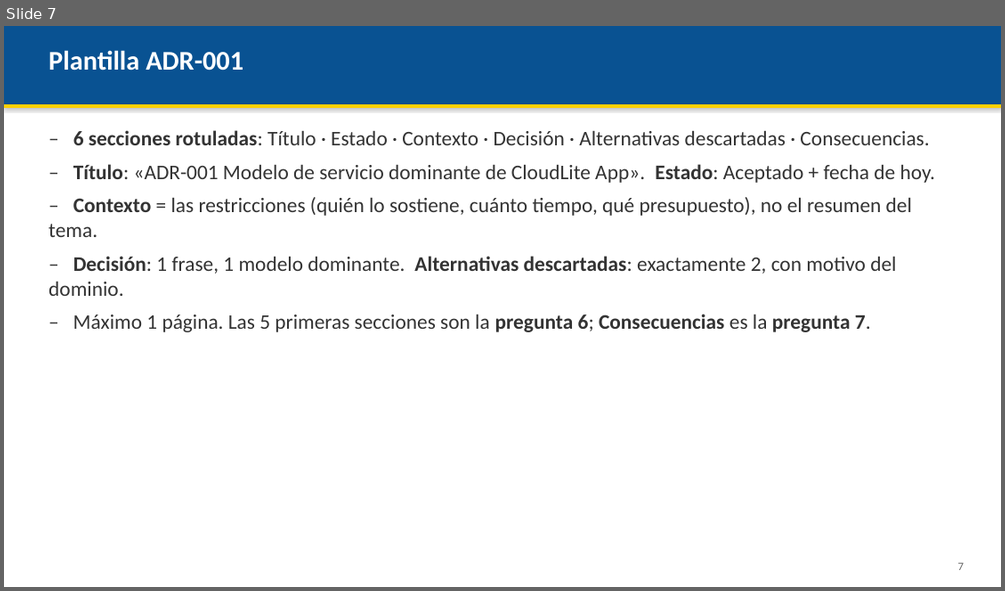
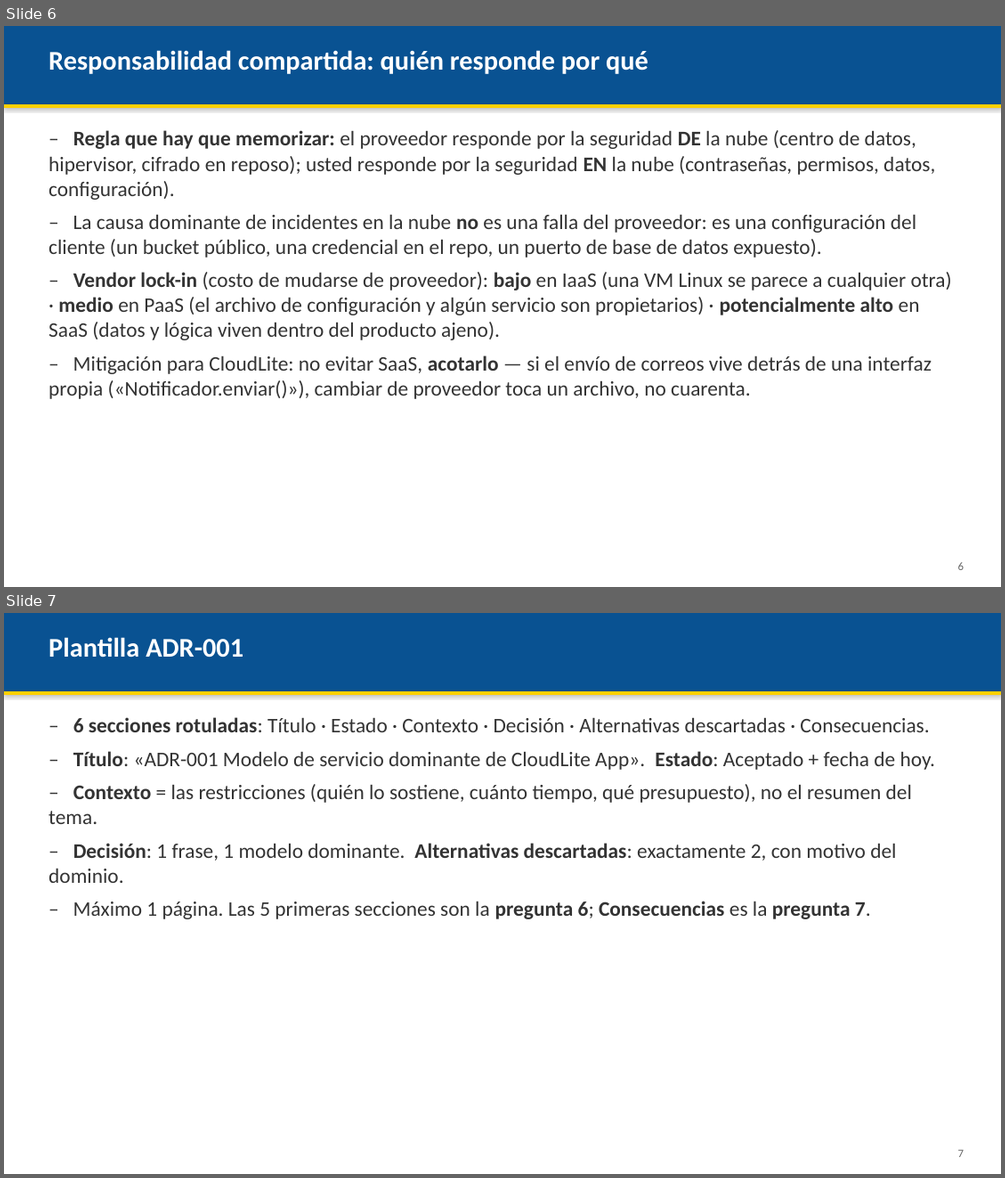
Before and after one commit to AndresDFX/UNIAJ, a slide deck: Arquitectura de Sistemas Computacionales/Clases/Clase 2 - Modelos de servicio IaaS PaaS SaaS/Presentacion.pptx. Shown one above the other, each under a label of ours: slide 7 before the commit, slides 6 and 7 after it. The pictures are 1005x591 and 1005x1178 pixels, drawn with LibreOffice and Linux fonts; fonts in the diff are those of the drawing. Boxes give left, top, right and bottom in pixels: in the first picture for what was removed or moved away, otherwise in the second. Text is boxed around its words. In the diff, an @@ line names an element or a change of style, - is before the commit and + after.

Commit message:
Arquitectura Clase 2: entregable al final, "Taller" deja de nombrarse fijo, mas teoria
Reordena build_pptx (comun a las 15 clases): el bloque "PI CloudLite -
entregable de hoy" (que califica) pasa de ir justo despues de Objetivos a ir
justo antes de la practica, para no anunciar la nota antes de explicar el
concepto. La diapositiva final de practica deja de llamarse "Taller PI" ->
"Manos a la obra": el taller es variable, lo decide el docente clase a clase,
igual que ya se hizo con ExamLab/quiz en el resto de cursos.

Se agrega una diapositiva de teoria que faltaba (Responsabilidad compartida,
vendor lock-in) con contenido que ya estaba en el fundamento del guion pero
nunca se proyectaba.

Verificado con SOLO_CLASES=2: _verificar_mapa pasa, verificar_generico.py sin
fallos, render a PDF confirma el nuevo orden y que la diapositiva nueva no se
desborda.

```diff
--- a/Arquitectura de Sistemas Computacionales/Clases/Clase 2 - Modelos de servicio IaaS PaaS SaaS/Presentacion.pptx
+++ b/Arquitectura de Sistemas Computacionales/Clases/Clase 2 - Modelos de servicio IaaS PaaS SaaS/Presentacion.pptx
@@ slide 6 added at (x1=4, y1=26, x2=1001, y2=587), background #FFFFFF @@
@@ rectangle added at (x1=4, y1=26, x2=1001, y2=104), fill #095292 @@
@@ text added at (x1=48, y1=50, x2=648, y2=74), 26 pt, text #FFFFFF, bold @@
+Responsabilidad compartida: quién responde por qué
@@ rectangle added at (x1=4, y1=104, x2=1001, y2=108), fill #FFD000 @@
@@ text added at (x1=48, y1=130, x2=952, y2=399), 20 pt, text #333333 @@
+– Regla que hay que memorizar: el proveedor responde por la seguridad DE la nube (centro de datos, hipervisor, cifrado en reposo); usted responde por la seguridad EN la nube (contraseñas, permisos, datos, configuración).
+– La causa dominante de incidentes en la nube no es una falla del proveedor: es una configuración del cliente (un bucket público, una credencial en el repo, un puerto de base de datos expuesto).
+– Vendor lock-in (costo de mudarse de proveedor): bajo en IaaS (una VM Linux se parece a cualquier otra) · medio en PaaS (el archivo de configuración y algún servicio son propietarios) · potencialmente alto en SaaS (datos y lógica viven dentro del producto ajeno).
+– Mitigación para CloudLite: no evitar SaaS, acotarlo — si el envío de correos vive detrás de una interfaz propia («Notificador.enviar()»), cambiar de proveedor toca un archivo, no cuarenta.
@@ text added at (x1=958, y1=562, x2=963, y2=570), 11 pt, text #666666 @@
+6
```
Also in this commit, not shown: 6 slides changed, 7 other files.
